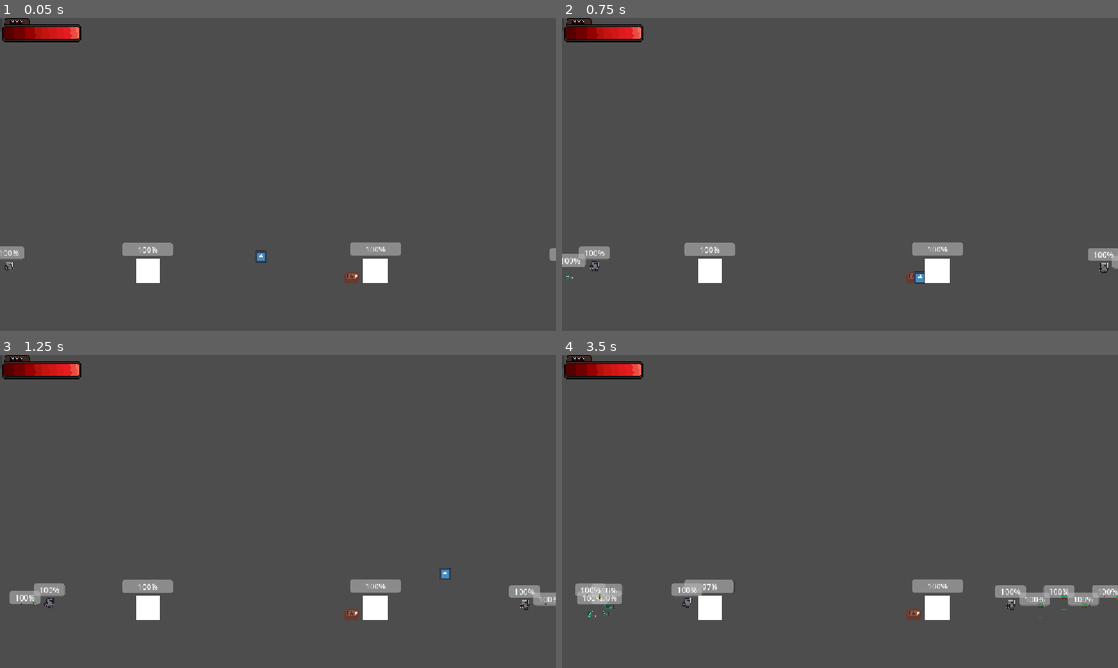
Above: before the commit, frames 1-4 (two rows, left to right).
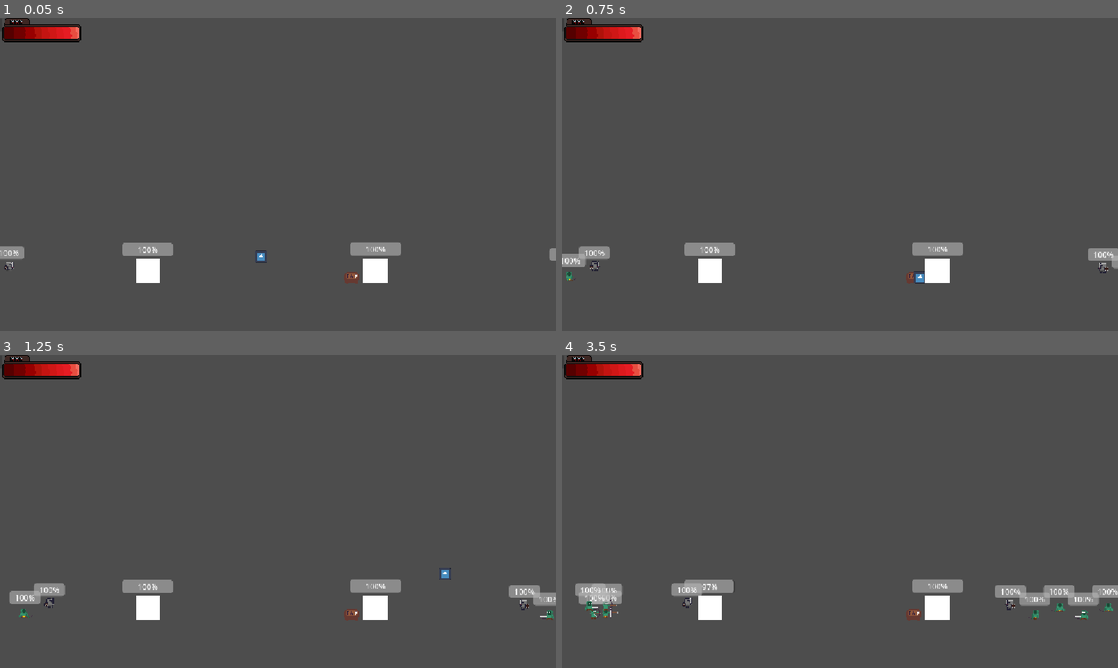
Above: after the commit, the same moments.

Repository: LeonardoSeijiNakayama/DACC_Station2-G1
Game: Godot game, scene res://UI/UI_TestScene.tscn
Same seed, same stepped clock (60 frames per second), same inputs: the game is played once before the commit and once after it. This scene is started directly instead of the project's main scene. The engine's default icon, where the game draws it, is replaced by a stand-in: a white triangle on a blue panel in a dark square.
Inputs:
- Up to frame 1 (0.05 s): no input
- Up to frame 2 (0.75 s): tap Enter (ui_accept) at 0.5 s; hold D (Direita) from 0.53 s (still down); hold Shift (Dash) from 0.53 s (still down)
- Up to frame 3 (1.25 s): keep holding D (Direita); keep holding Shift (Dash); tap Space (Pulo) at 0.77 s
- Up to frame 4 (3.5 s): release Shift (Dash) at 1.28 s; tap Shift (Dash) at 1.35, 2.85 s; tap Space (Pulo) at 1.52, 3.02 s; release D (Direita) at 2.03 s; hold A (Esquerda) 2.03-2.78 s; hold Shift (Dash) 2.03-2.78 s; hold D (Direita) from 2.78 s (still down)

Frame 1 is identical in both runs. In frame 2, less than 0.1% of the frame differs, in the area x 0-99%, y 78-84%; in frame 3, 0.1%; in frame 4, 0.5%, in the area x 2-100%, y 75-85%.

Commit message:
fix: inimigos podem virar para a esquerda corretamente

Diff:
--- a/enemies/EnemyMovement.gd
+++ b/enemies/EnemyMovement.gd
@@ -4,6 +4,7 @@
 
 @onready var _enemy:CharacterBody2D = $".."
 @onready var _world:Node2D = _enemy.get_parent()
+@onready var _sprite:AnimatedSprite2D = $"../AnimatedSprite2D"
 @onready var _melee_attack_area:Area2D = $"../AttackAreaMelee"
 @onready var _collision:CollisionShape2D = $"../CollisionShape2D"
 @onready var _stop_raycast:RayCast2D = $"../StopRaycast"
@@ -49,5 +50,8 @@
 	if direction:
 		if direction.x < 0:
 			_melee_attack_area.position.x = -15.5
+			_sprite.flip_h = true
+			_sprite.offset.x = -9.0
+			_stop_raycast.rotation_degrees = 180.0
 		elif direction.x > 0:
 			_melee_attack_area.position.x = 15.5
--- a/enemies/MeleeEnemy.tscn
+++ b/enemies/MeleeEnemy.tscn
@@ -149,8 +149,7 @@
 shape = SubResource("RectangleShape2D_orwns")
 
 [node name="StopRaycast" type="RayCast2D" parent="." unique_id=2065336458]
-position = Vector2(11, 0)
-target_position = Vector2(10, 0)
+target_position = Vector2(16, 0)
 collision_mask = 32
 collide_with_areas = true
 collide_with_bodies = false
--- a/enemies/RangedEnemy.tscn
+++ b/enemies/RangedEnemy.tscn
@@ -19,47 +19,63 @@
 
 [sub_resource type="AtlasTexture" id="AtlasTexture_bt172"]
 atlas = ExtResource("4_4flq2")
-region = Rect2(0, 0, 24, 24)
+region = Rect2(0, 0, 32, 32)
 
 [sub_resource type="AtlasTexture" id="AtlasTexture_gwl4f"]
 atlas = ExtResource("4_4flq2")
-region = Rect2(24, 0, 24, 24)
+region = Rect2(32, 0, 32, 32)
 
 [sub_resource type="AtlasTexture" id="AtlasTexture_sktjo"]
 atlas = ExtResource("4_4flq2")
-region = Rect2(48, 0, 24, 24)
+region = Rect2(64, 0, 32, 32)
 
 [sub_resource type="AtlasTexture" id="AtlasTexture_u1jnr"]
 atlas = ExtResource("4_4flq2")
-region = Rect2(72, 0, 24, 24)
+region = Rect2(96, 0, 32, 32)
 
 [sub_resource type="AtlasTexture" id="AtlasTexture_luknf"]
 atlas = ExtResource("4_4flq2")
-region = Rect2(96, 0, 24, 24)
+region = Rect2(128, 0, 32, 32)
 
 [sub_resource type="AtlasTexture" id="AtlasTexture_iq416"]
 atlas = ExtResource("4_4flq2")
-region = Rect2(120, 0, 24, 24)
+region = Rect2(160, 0, 32, 32)
 
 [sub_resource type="AtlasTexture" id="AtlasTexture_dowsg"]
 atlas = ExtResource("4_4flq2")
-region = Rect2(144, 0, 24, 24)
+region = Rect2(192, 0, 32, 32)
 
 [sub_resource type="AtlasTexture" id="AtlasTexture_dppev"]
 atlas = ExtResource("4_4flq2")
-region = Rect2(168, 0, 24, 24)
+region = Rect2(224, 0, 32, 32)
 
 [sub_resource type="AtlasTexture" id="AtlasTexture_1ysv7"]
 atlas = ExtResource("4_4flq2")
-region = Rect2(0, 24, 24, 24)
+region = Rect2(0, 64, 32, 32)
 
 [sub_resource type="AtlasTexture" id="AtlasTexture_vj27w"]
 atlas = ExtResource("4_4flq2")
-region = Rect2(24, 24, 24, 24)
+region = Rect2(32, 64, 32, 32)
 
 [sub_resource type="AtlasTexture" id="AtlasTexture_0neg6"]
 atlas = ExtResource("4_4flq2")
-region = Rect2(48, 24, 24, 24)
+region = Rect2(64, 64, 32, 32)
+
+[sub_resource type="AtlasTexture" id="AtlasTexture_23qt4"]
+atlas = ExtResource("4_4flq2")
+region = Rect2(0, 32, 32, 32)
+
+[sub_resource type="AtlasTexture" id="AtlasTexture_5iiys"]
+atlas = ExtResource("4_4flq2")
+region = Rect2(32, 32, 32, 32)
+
+[sub_resource type="AtlasTexture" id="AtlasTexture_v2i72"]
+atlas = ExtResource("4_4flq2")
+region = Rect2(64, 32, 32, 32)
+
+[sub_resource type="AtlasTexture" id="AtlasTexture_3e5e1"]
+atlas = ExtResource("4_4flq2")
+region = Rect2(96, 32, 32, 32)
 
 [sub_resource type="SpriteFrames" id="SpriteFrames_23qt4"]
 animations = [{
@@ -106,7 +122,19 @@
 "name": &"Idle",
 "speed": 5.0
 }, {
-"frames": [],
+"frames": [{
+"duration": 1.0,
+"texture": SubResource("AtlasTexture_23qt4")
+}, {
+"duration": 1.0,
+"texture": SubResource("AtlasTexture_5iiys")
+}, {
+"duration": 1.0,
+"texture": SubResource("AtlasTexture_v2i72")
+}, {
+"duration": 1.0,
+"texture": SubResource("AtlasTexture_3e5e1")
+}],
 "loop": true,
 "name": &"Walking",
 "speed": 5.0
@@ -151,8 +179,7 @@
 shape = SubResource("RectangleShape2D_luknf")
 
 [node name="StopRaycast" type="RayCast2D" parent="." unique_id=837208364]
-position = Vector2(11, 0)
-target_position = Vector2(10, 0)
+target_position = Vector2(16, 0)
 collision_mask = 64
 collide_with_areas = true
 collide_with_bodies = false
@@ -165,12 +192,10 @@
 shape = SubResource("RectangleShape2D_iq416")
 
 [node name="AnimatedSprite2D" type="AnimatedSprite2D" parent="." unique_id=153202407]
-position = Vector2(7, -4.9999995)
+position = Vector2(8, -4.999999)
 scale = Vector2(1.25, 1.25)
 sprite_frames = SubResource("SpriteFrames_23qt4")
-animation = &"Attack"
-frame = 7
-frame_progress = 1.0
+animation = &"Walking"
 
 [connection signal="timeout" from="Attack/RangedAttackTimer" to="Attack" method="_on_ranged_attack_timer_timeout"]
 [connection signal="body_entered" from="AttackAreaRanged" to="Attack" method="_on_attack_area_ranged_body_entered"]
--- a/enemies/RangedEnemyMovement.gd
+++ b/enemies/RangedEnemyMovement.gd
@@ -5,6 +5,8 @@
 @onready var _enemy:CharacterBody2D = $".."
 @onready var _world:Node2D = _enemy.get_parent()
 @onready var _ranged_attack_area:Area2D = $"../AttackAreaRanged"
+@onready var _stop_area:Area2D = $"../RangedStopArea"
+@onready var _sprite:AnimatedSprite2D = $"../AnimatedSprite2D"
 @onready var _collision:CollisionShape2D = $"../CollisionShape2D"
 @onready var _stop_raycast:RayCast2D = $"../StopRaycast"
 
@@ -49,8 +51,13 @@
 	if direction:
 		if direction.x < 0:
 			_ranged_attack_area.position.x = -160.0
+			_stop_area.position.x = -100.0
+			_sprite.flip_h = true
+			_sprite.offset.x = -13.0
+			_stop_raycast.rotation_degrees = -180
 		elif direction.x > 0:
 			_ranged_attack_area.position.x = 160.0
+			_stop_area.position.x = 0.0
 
 
 func _on_ranged_stop_area_body_entered(body: Node2D) -> void:
Not shown: 1 places in enemies/MeleeEnemy.tscn that only renumber resources
Not shown: 1 places in enemies/RangedEnemy.tscn that only renumber resources
